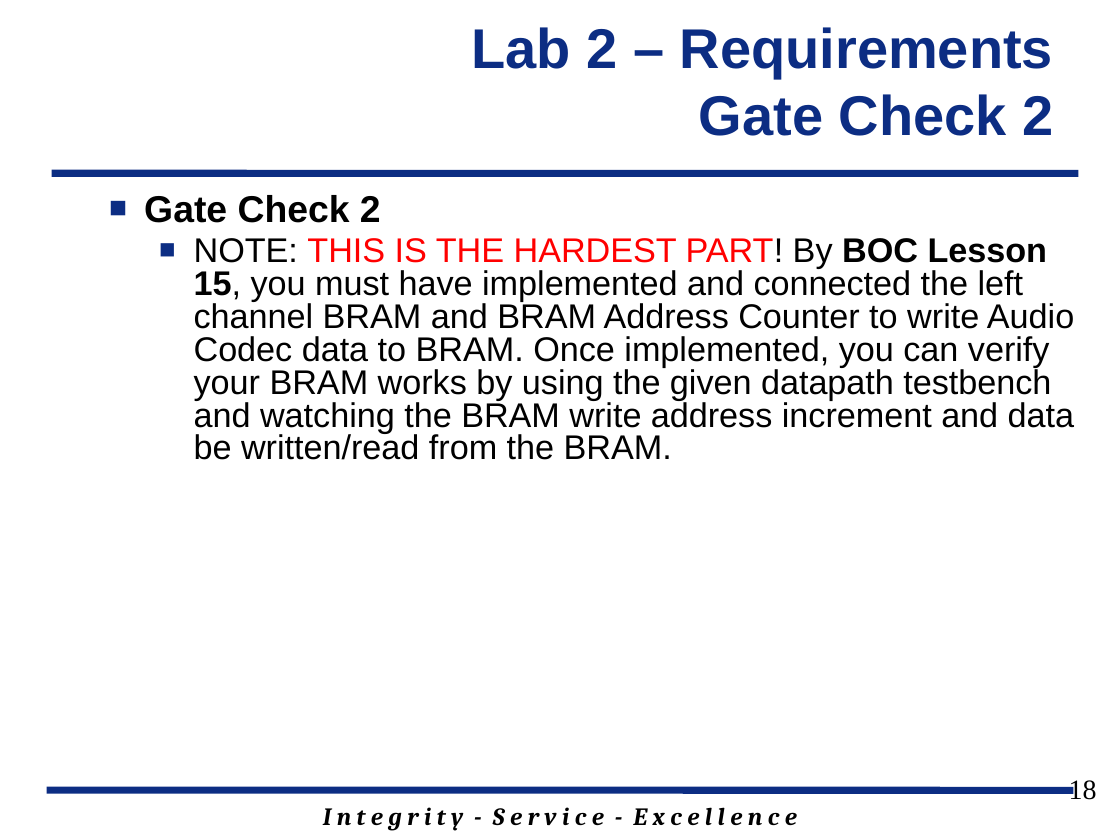
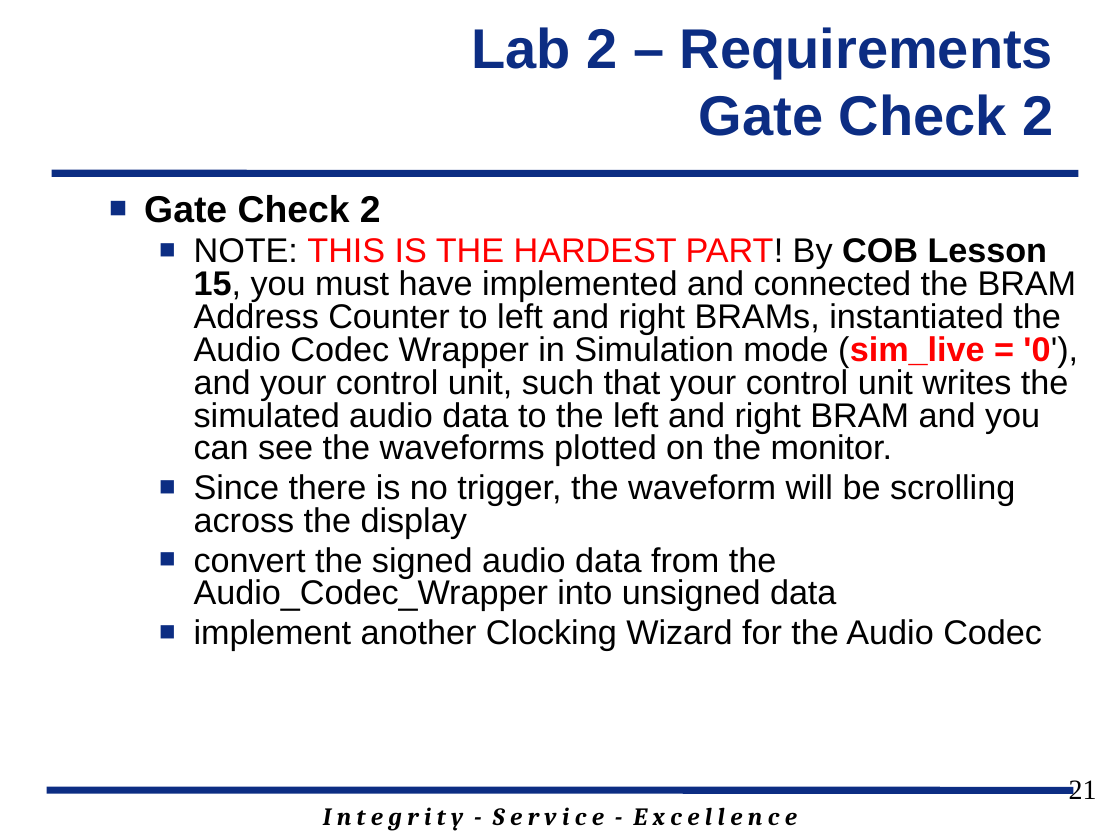
Before and after one commit to GeorgeYork/ECE383_web, a slide deck: slide 21 of lab/lab2/ECE_383_Lab2.pptx (slide 18 before the commit). Drawn at 1120x840 pixels with LibreOffice and Linux fonts; fonts in the diff are those of the drawing; background and template pictures are left out. Boxes give left, top, right and bottom in pixels: in the first picture for what was removed or moved away, otherwise in the second. Text is boxed around its words. In the diff, an @@ line names an element or a change of style, - is before the commit and + after.

Commit message:
update for gate check 3

```diff
--- a/lab/lab2/ECE_383_Lab2.pptx
+++ b/lab/lab2/ECE_383_Lab2.pptx
@@ text at box(194, 238, 1078, 651): text changed @@
-  ■ NOTE: THIS IS THE HARDEST PART! By BOC Lesson 15, you must have implemented and connected the left channel BRAM and BRAM Address Counter to write Audio Codec data to BRAM. Once implemented, you can verify your BRAM works by using the given datapath testbench and watching the BRAM write address increment and data be written/read from the BRAM.
+  ■ NOTE: THIS IS THE HARDEST PART! By COB Lesson 15, you must have implemented and connected the BRAM Address Counter to left and right BRAMs, instantiated the Audio Codec Wrapper in Simulation mode (sim_live = '0'), and your control unit, such that your control unit writes the simulated audio data to the left and right BRAM and you can see the waveforms plotted on the monitor.
+  ■ Since there is no trigger, the waveform will be scrolling across the display
+  ■ convert the signed audio data from the Audio_Codec_Wrapper into unsigned data
+  ■ implement another Clocking Wizard for the Audio Codec
@@ page number at box(1069, 780, 1097, 799): text changed @@
-18
+21
```
Also in this commit, not shown: 7 other slides changed, 5 slides added.
